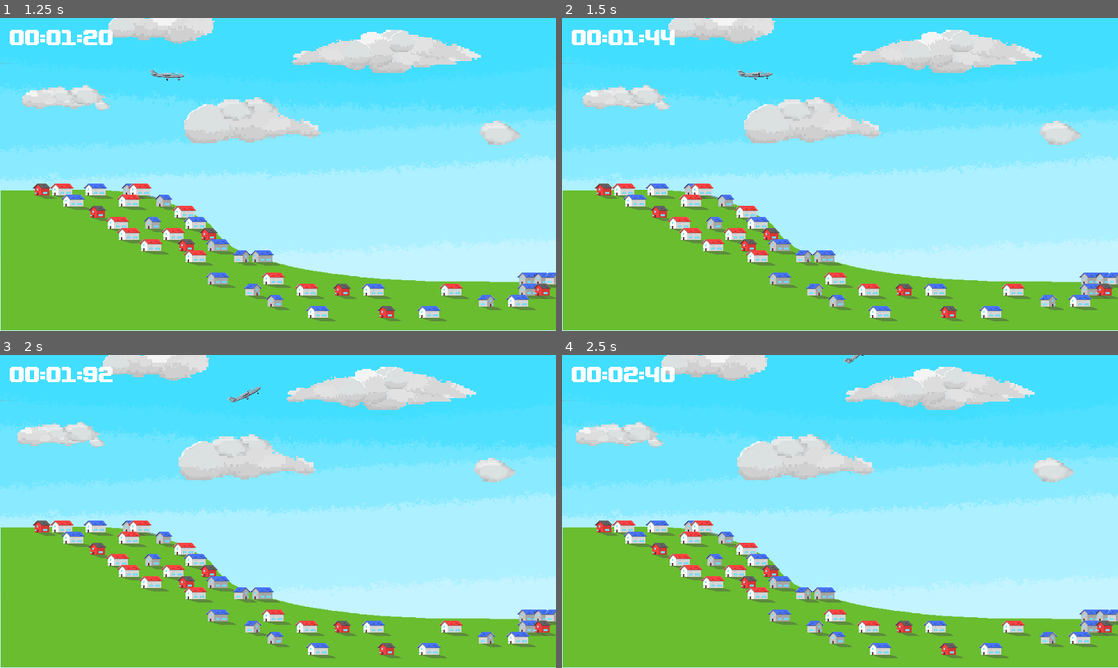
Above: before the commit, frames 1-4 (two rows, left to right).
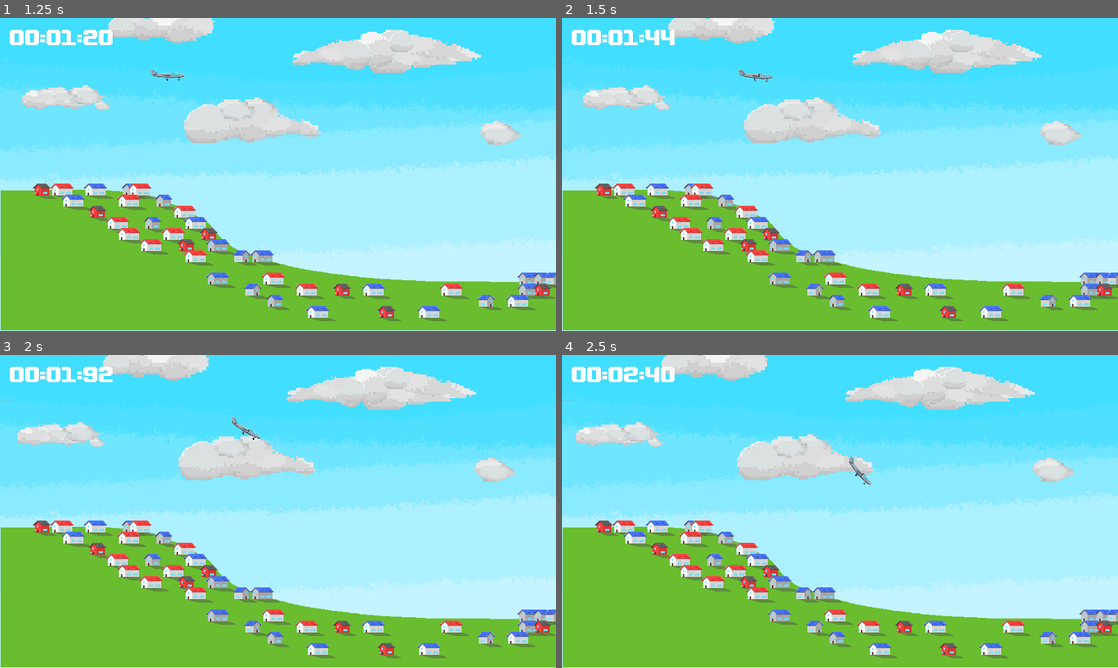
Above: after the commit, the same moments.

Repository: le-cds/untitledgamejam18
Game: Godot game, scene res://scenes/World2D.tscn
Same seed, same stepped clock (60 frames per second), same inputs: the game is played once before the commit and once after it.
Inputs (mouse positions are in pixels of both pictures, inside the frame that each line leads up to):
- Up to frame 1 (1.25 s): tap Enter (ui_accept) at 0.5, 0.77 s; move the mouse to (400, 158) at 0.52 s; click (400, 158) at 0.67 s
- Up to frame 2 (1.5 s): move the mouse to (728, 190) at 1.27 s; hold Down (game_gravity_down, bound only after the commit) from 1.28 s (still down)
- Up to frame 3 (2 s): keep holding Down (game_gravity_down, bound only after the commit); tap Enter (ui_accept) at 1.52 s
- Up to frame 4 (2.5 s): move the mouse to (895, 442) at 2.02 s; release Down (game_gravity_down, bound only after the commit) at 2.03 s

Frame 1 is identical in both runs. In frame 2, 0.1% of the frame differs, in the area x 31-38%, y 16-21%; in frame 3, 0.2%, in the area x 40-47%, y 10-28%; in frame 4, 0.1%.

Commit message:
Fix keyboard keys.

Diff:
--- a/glider/project.godot
+++ b/glider/project.godot
@@ -66,15 +66,15 @@
 game_gravity_down={
 "deadzone": 0.15,
 "events": [ Object(InputEventJoypadMotion,"resource_local_to_scene":false,"resource_name":"","device":0,"axis":7,"axis_value":1.0,"script":null)
-, Object(InputEventKey,"resource_local_to_scene":false,"resource_name":"","device":0,"alt":false,"shift":false,"control":false,"meta":false,"command":false,"pressed":false,"scancode":16777232,"unicode":0,"echo":false,"script":null)
-, Object(InputEventKey,"resource_local_to_scene":false,"resource_name":"","device":0,"alt":false,"shift":false,"control":false,"meta":false,"command":false,"pressed":false,"scancode":87,"unicode":0,"echo":false,"script":null)
+, Object(InputEventKey,"resource_local_to_scene":false,"resource_name":"","device":0,"alt":false,"shift":false,"control":false,"meta":false,"command":false,"pressed":false,"scancode":16777234,"unicode":0,"echo":false,"script":null)
+, Object(InputEventKey,"resource_local_to_scene":false,"resource_name":"","device":0,"alt":false,"shift":false,"control":false,"meta":false,"command":false,"pressed":false,"scancode":83,"unicode":0,"echo":false,"script":null)
  ]
 }
 game_gravity_up={
 "deadzone": 0.15,
 "events": [ Object(InputEventJoypadMotion,"resource_local_to_scene":false,"resource_name":"","device":0,"axis":6,"axis_value":1.0,"script":null)
-, Object(InputEventKey,"resource_local_to_scene":false,"resource_name":"","device":0,"alt":false,"shift":false,"control":false,"meta":false,"command":false,"pressed":false,"scancode":16777234,"unicode":0,"echo":false,"script":null)
-, Object(InputEventKey,"resource_local_to_scene":false,"resource_name":"","device":0,"alt":false,"shift":false,"control":false,"meta":false,"command":false,"pressed":false,"scancode":83,"unicode":0,"echo":false,"script":null)
+, Object(InputEventKey,"resource_local_to_scene":false,"resource_name":"","device":0,"alt":false,"shift":false,"control":false,"meta":false,"command":false,"pressed":false,"scancode":16777232,"unicode":0,"echo":false,"script":null)
+, Object(InputEventKey,"resource_local_to_scene":false,"resource_name":"","device":0,"alt":false,"shift":false,"control":false,"meta":false,"command":false,"pressed":false,"scancode":87,"unicode":0,"echo":false,"script":null)
  ]
 }
 
